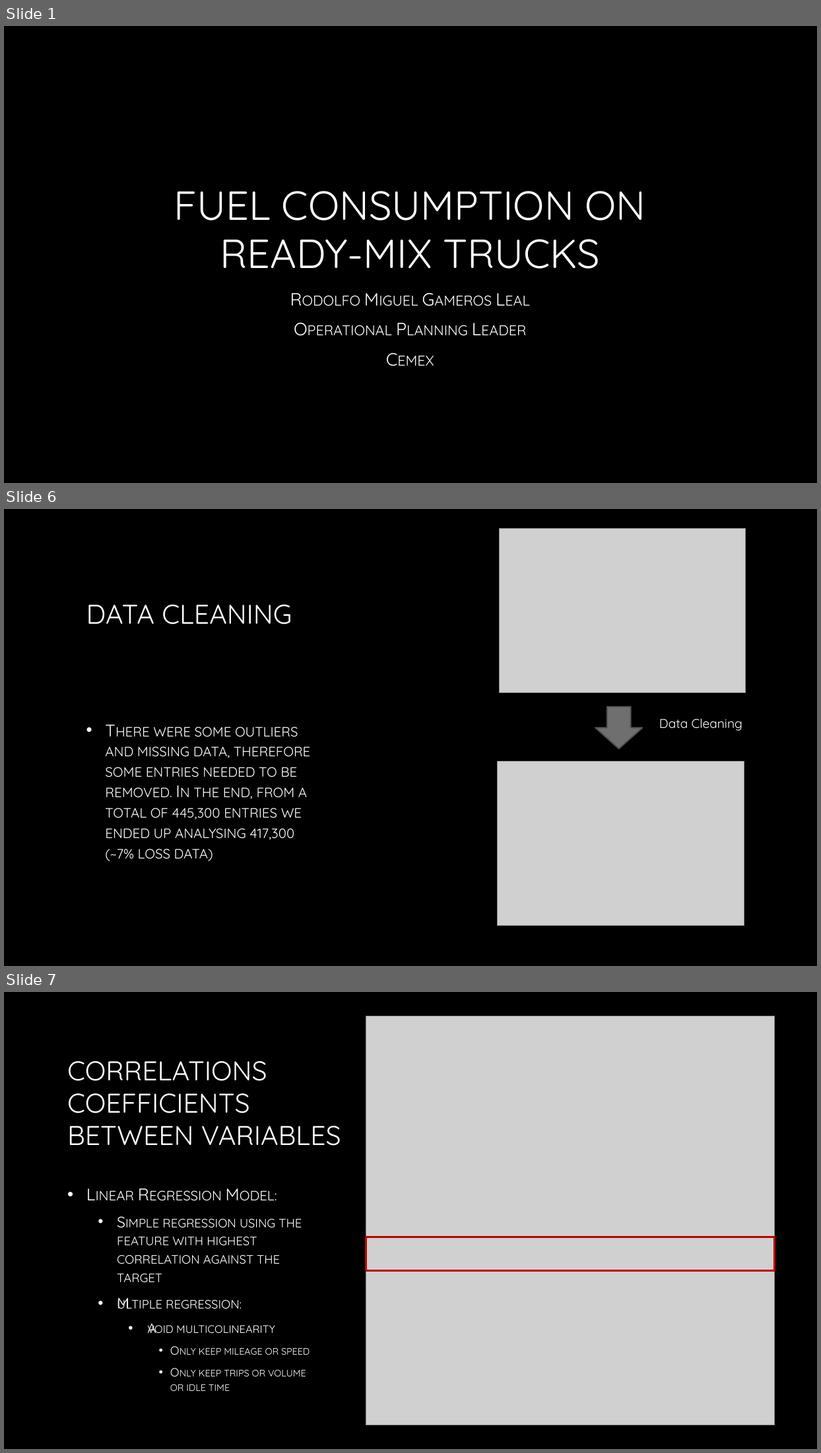
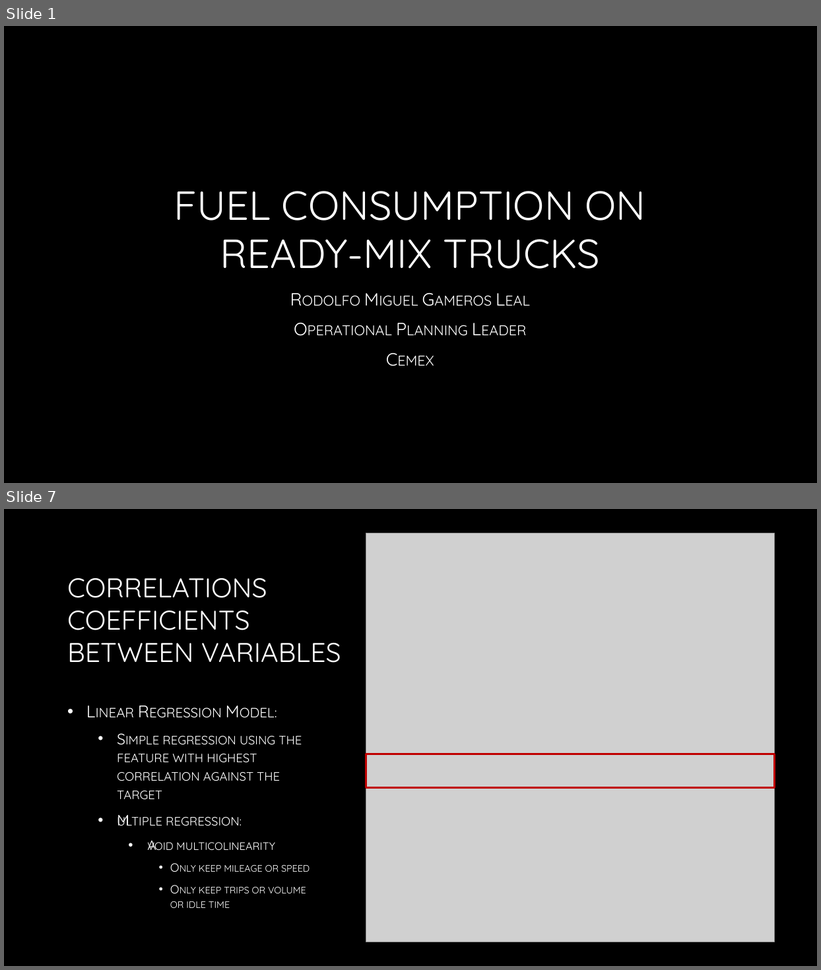
Before and after one commit to rgamerosl/capstone-project, a slide deck: Presentation.pptx. Shown one above the other, each under a label of ours: slides 1, 6 and 7 before the commit, slides 1 and 7 after it; the slides between them are not shown. The pictures are 821x1453 and 821x970 pixels, drawn with LibreOffice and Linux fonts; fonts in the diff are those of the drawing; grey boxes stand for pictures; background and template pictures are left out. Boxes give left, top, right and bottom in pixels: in the first picture for what was removed or moved away, otherwise in the second. Text is boxed around its words. In the diff, an @@ line names an element or a change of style, - is before the commit and + after.

```diff
--- a/Presentation.pptx
+++ b/Presentation.pptx
@@ slide 6 removed at (4,509,817,966), background picture (left out) @@
@@ picture removed at (499,529,746,693) @@
@@ title removed at (86,605,292,625) @@
-DATA CLEANING
@@ down arrow removed at (596,706,643,749) @@
@@ text removed at (659,719,743,731) @@
-Data Cleaning
@@ text removed at (105,727,310,861) @@
-• There were some outliers and missing data, therefore some entries needed to be removed. In the end, from a total of 445,300 entries we ended up analysing 417,300 (~7% loss data)
@@ picture removed at (498,762,744,926) @@
```
Also in this commit, not shown: 5 slides changed, 1 slide added.
